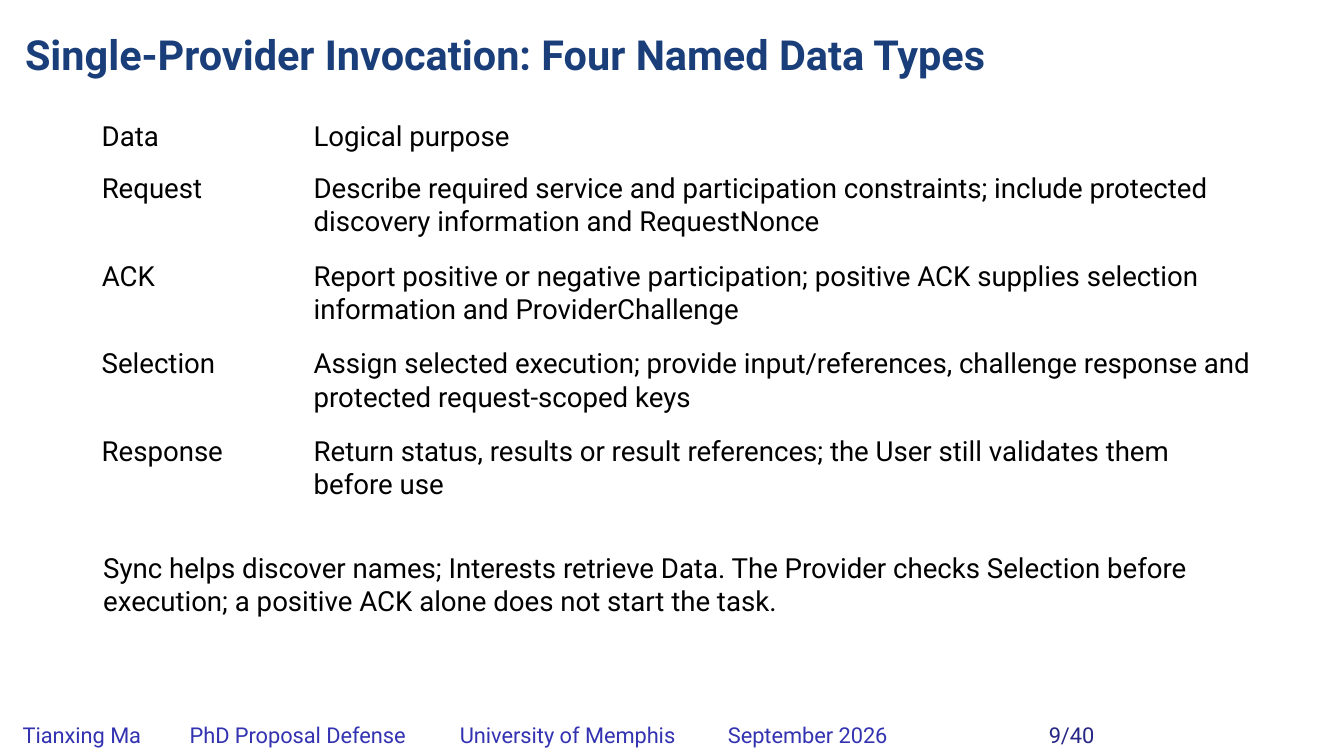
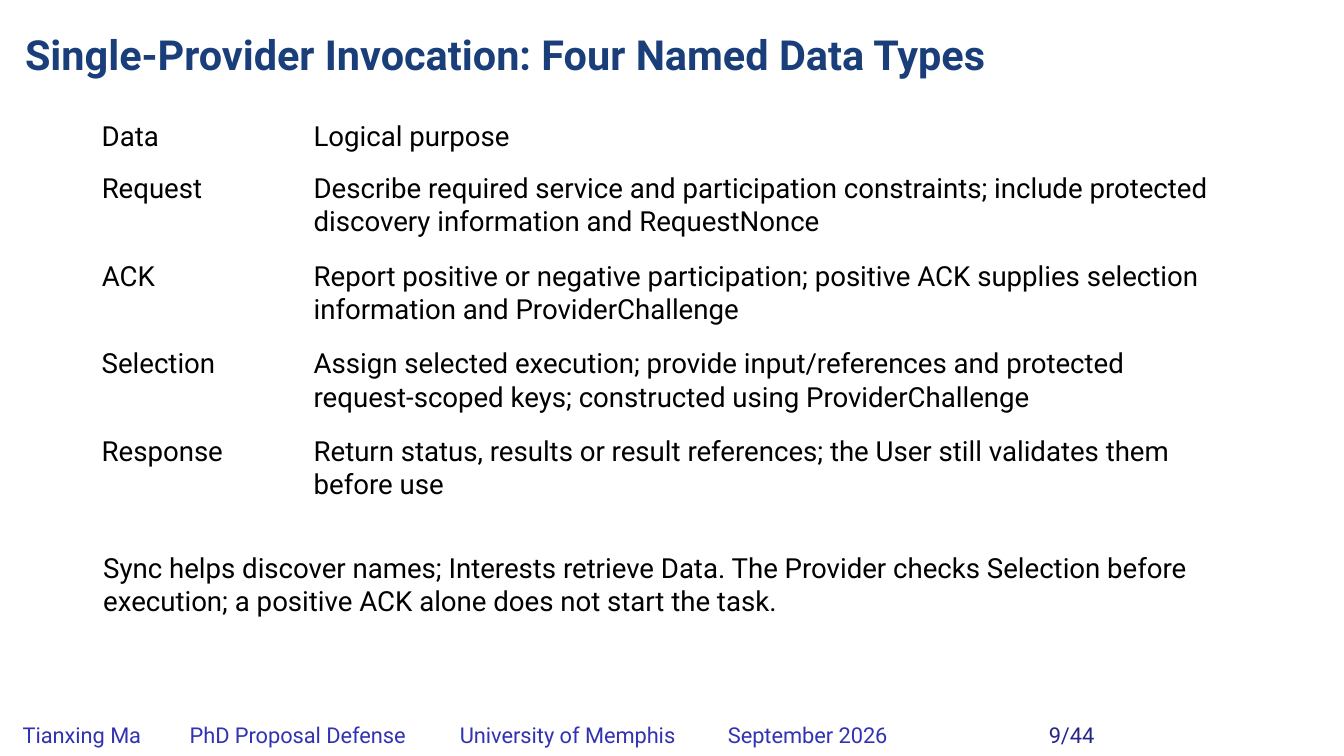
Before and after one commit to matianxing1992/NDN_Service_Framework, a slide deck: slide 9 of docs/PAPER/proposal-defense/slides/NDNSF_proposal_hybrid_editable.pptx. Drawn at 1344x756 pixels with LibreOffice and Linux fonts; fonts in the diff are those of the drawing; background and template pictures are left out. Boxes give left, top, right and bottom in pixels: in the first picture for what was removed or moved away, otherwise in the second. Text is boxed around its words. In the diff, an @@ line names an element or a change of style, - is before the commit and + after.

```diff
--- a/docs/PAPER/proposal-defense/slides/NDNSF_proposal_hybrid_editable.pptx
+++ b/docs/PAPER/proposal-defense/slides/NDNSF_proposal_hybrid_editable.pptx
@@ text at bbox=[314, 352, 1124, 413]: text changed @@
-Assign selected execution; provide input/references, challenge response and protected request-scoped keys
+Assign selected execution; provide input/references and protected request-scoped keys; constructed using ProviderChallenge
@@ text at bbox=[1049, 727, 1095, 745]: text changed @@
-9/40
+9/44
```
Also in this commit, not shown: 36 other slides changed, 6 slides added, 2 slides removed, 24 other files.
